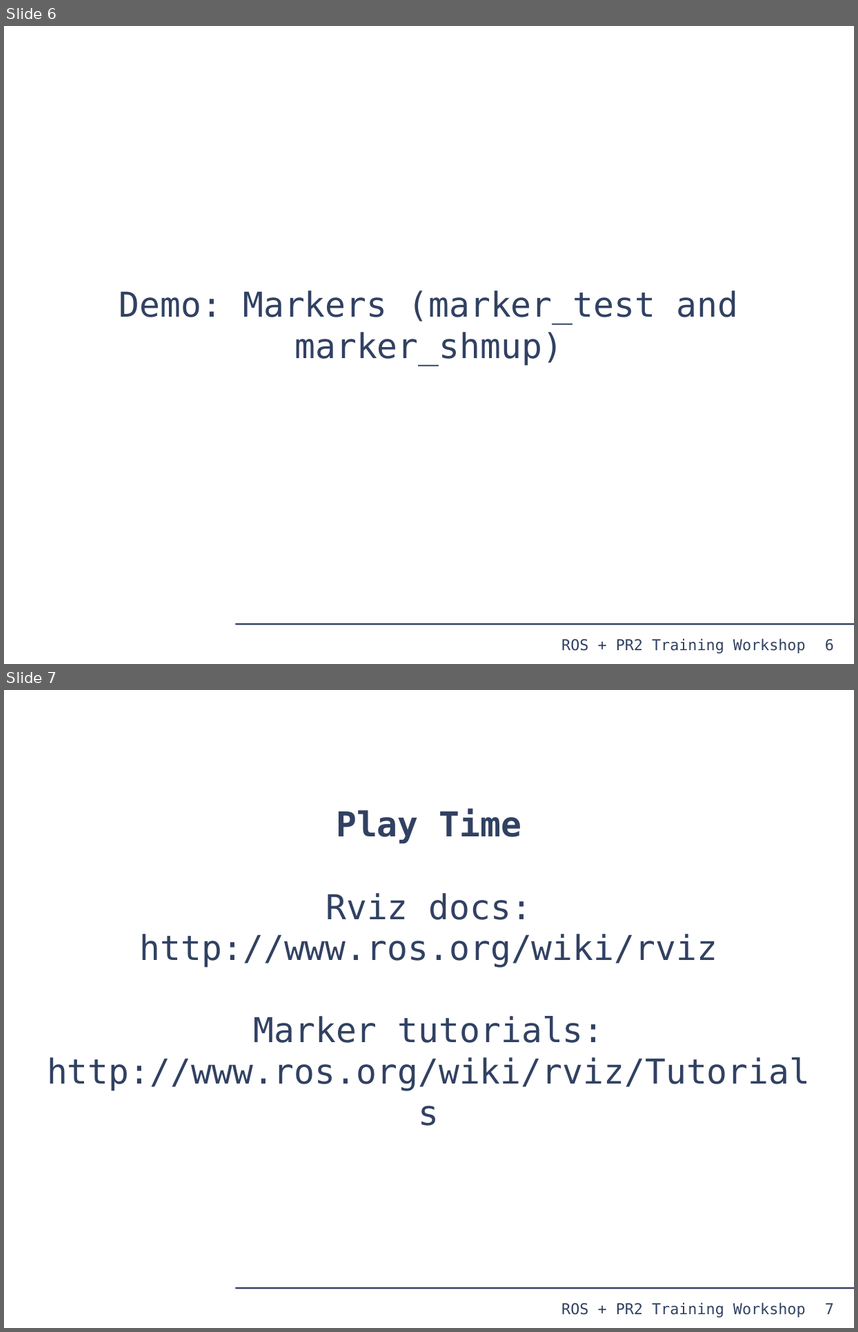
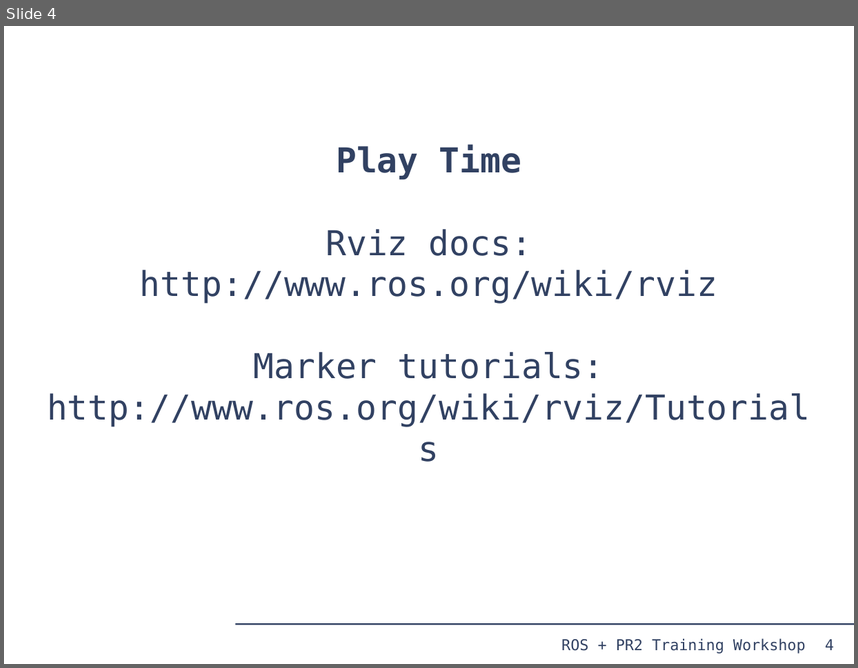
Before and after one commit to PR2/pr2_docs, a slide deck: pr2_training_workshop/rviz/rviz.odp. Shown one above the other, each under a label of ours: slides 6 and 7 before the commit, slide 4 after it. The pictures are 858x1332 and 858x668 pixels, drawn with LibreOffice and Linux fonts; fonts in the diff are those of the drawing. Boxes give left, top, right and bottom in pixels: in the first picture for what was removed or moved away, otherwise in the second. Text is boxed around its words. In the diff, an @@ line names an element or a change of style, - is before the commit and + after.

```diff
--- a/pr2_training_workshop/rviz/rviz.odp
+++ b/pr2_training_workshop/rviz/rviz.odp
@@ slide 6 removed at [4, 26, 854, 664], background #FFFFFF; not listed: 3 template elements that a slide beside it also shows @@
@@ subtitle removed at [119, 290, 738, 365] @@
-Demo: Markers (marker_test and marker_shmup)
@@ what was slide 7 is now slide 4 @@
@@ page number at [825, 639, 834, 650]: text changed @@
-7
+4
```
Also in this commit, not shown: 1 slide changed, 2 other slides removed.
